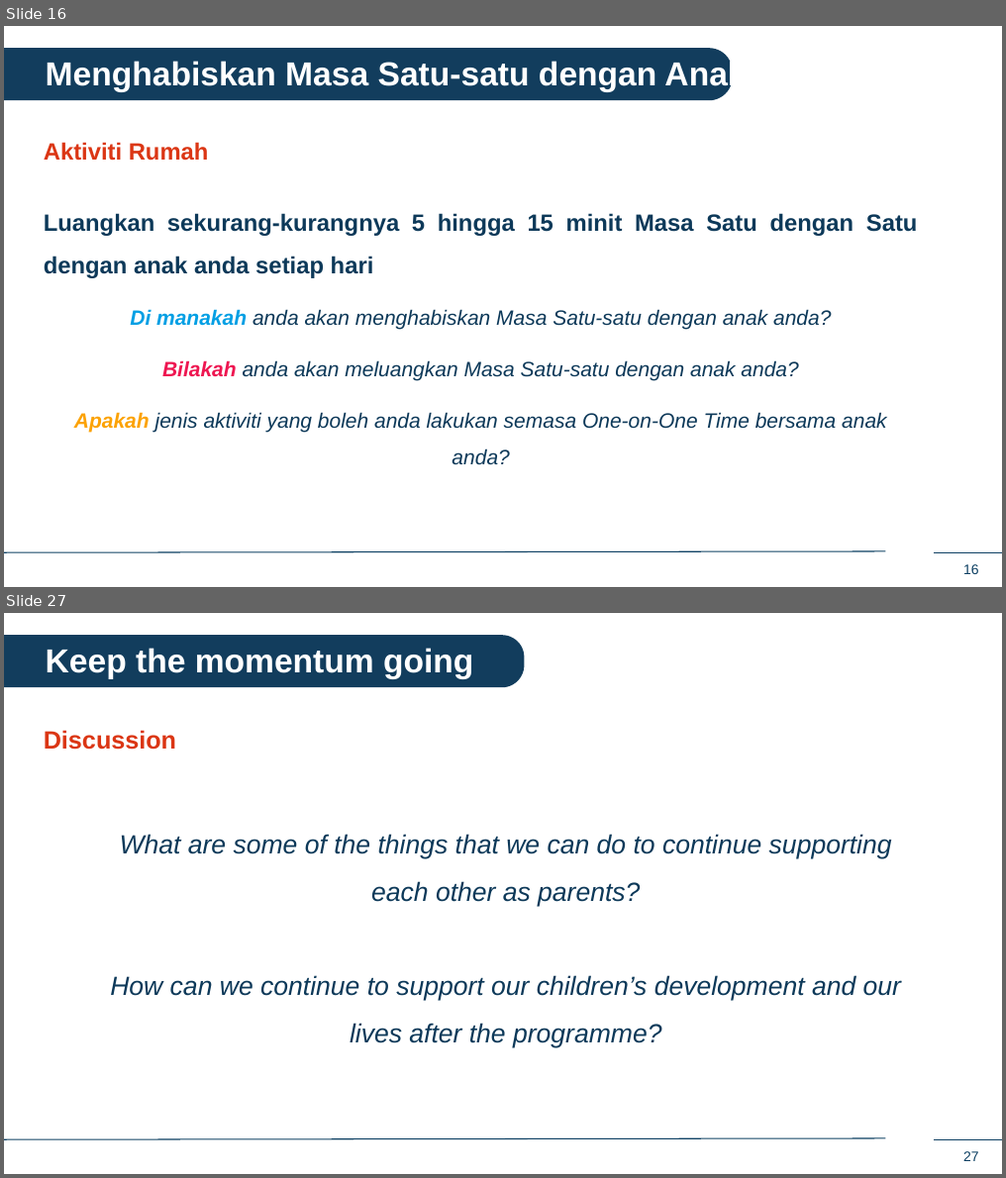
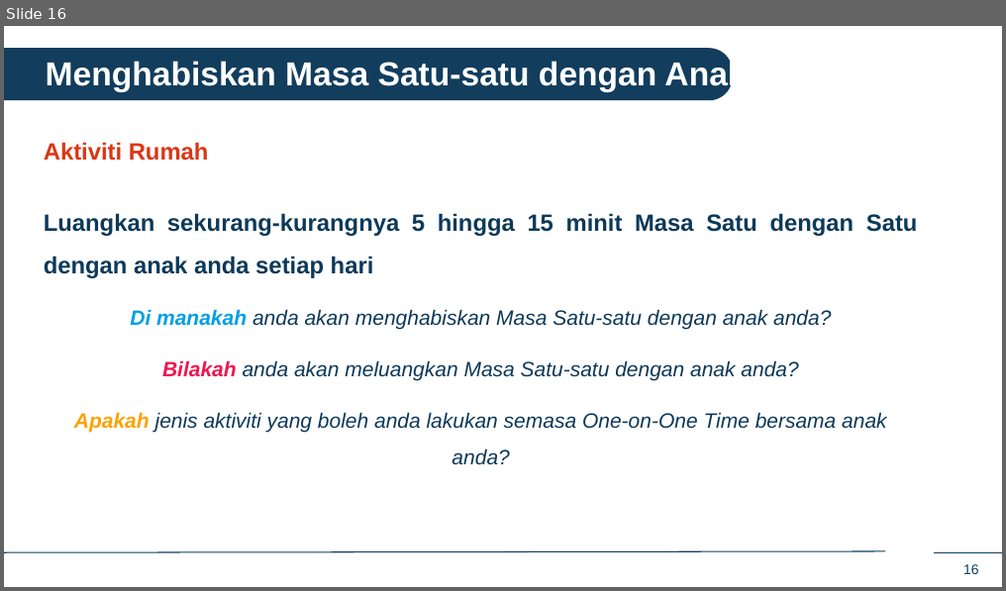
Before and after one commit to IDEMSInternational/plh-digital-content, a slide deck: translations/facilitator_app_malaysia/ms/ms_in_person_sessions.pptx. Shown one above the other, each under a label of ours: slides 16 and 27 before the commit, slide 16 after it; the slides between them are not shown. The pictures are 1006x1178 and 1006x591 pixels, drawn with LibreOffice and Linux fonts; fonts in the diff are those of the drawing; background and template pictures are left out. Boxes give left, top, right and bottom in pixels: in the first picture for what was removed or moved away, otherwise in the second. Text is boxed around its words. In the diff, an @@ line names an element or a change of style, - is before the commit and + after.

```diff
--- a/translations/facilitator_app_malaysia/ms/ms_in_person_sessions.pptx
+++ b/translations/facilitator_app_malaysia/ms/ms_in_person_sessions.pptx
@@ slide 27 removed at (x1=4, y1=613, x2=1002, y2=1174), background #FFFFFF; not listed: 3 template elements that a slide beside it also shows @@
@@ round same rect removed at (x1=4, y1=635, x2=524, y2=688) @@
@@ text removed at (x1=46, y1=648, x2=473, y2=679) @@
-Keep the momentum going
@@ text removed at (x1=44, y1=730, x2=901, y2=1049) @@
-Discussion
-What are some of the things that we can do to continue supporting each other as parents?
-How can we continue to support our children’s development and our lives after the programme?
```
Also in this commit, not shown: 4 slides changed, 10 slides added, 9 other slides removed.
